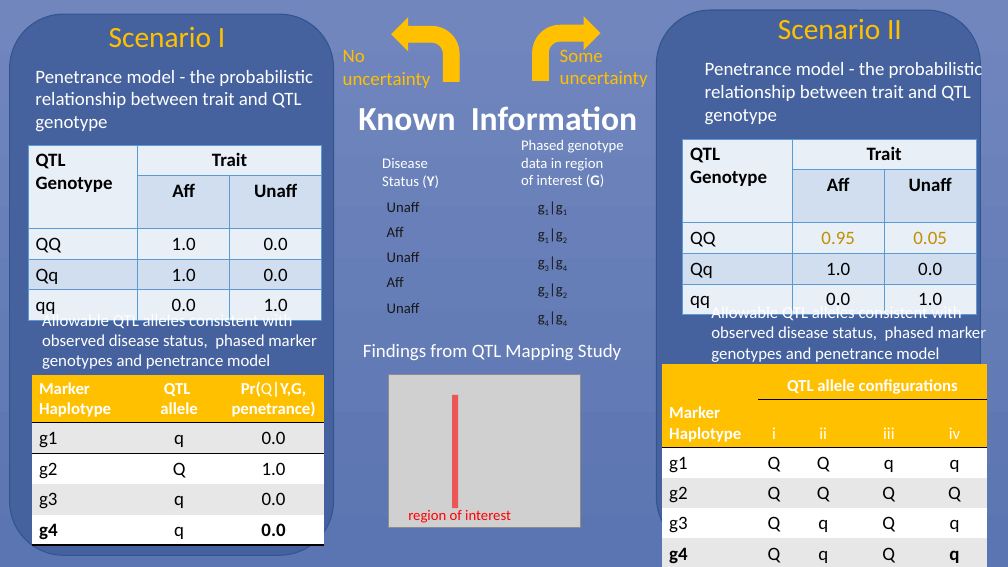
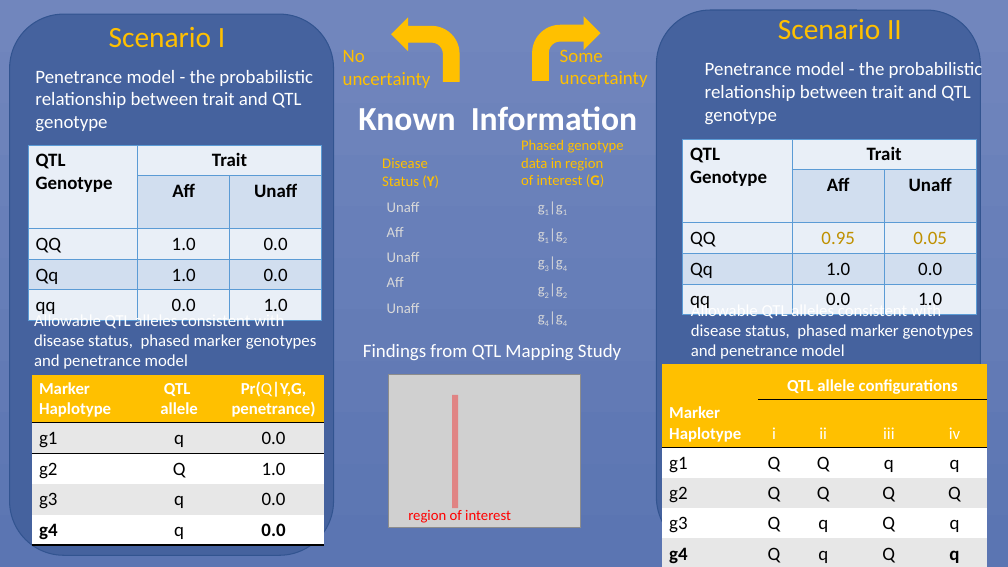
Before and after one commit to geo047/HapSampler-Paper, a slide deck: slide 1 of figure1.pptx (slide 2 before the commit). Drawn at 1008x567 pixels with LibreOffice and Linux fonts; fonts in the diff are those of the drawing; grey boxes stand for pictures. Boxes give left, top, right and bottom in pixels: in the first picture for what was removed or moved away, otherwise in the second. Text is boxed around its words. In the diff, an @@ line names an element or a change of style, - is before the commit and + after.

```diff
--- a/figure1.pptx
+++ b/figure1.pptx
@@ text "Phased genotype" at (x1=521, y1=140, x2=624, y2=187): text colour #FFFFFF to #FFC000 @@
@@ text "Disease" at (x1=382, y1=158, x2=439, y2=188): text colour #FFFFFF to #FFC000 @@
@@ table at (x1=380, y1=194, x2=442, y2=321) @@
@@ text colour #181717 to #D9D9D9 @@
@@ table at (x1=530, y1=194, x2=589, y2=330) @@
@@ text colour #181717 to #D9D9D9 @@
@@ text at (x1=34, y1=312, x2=317, y2=369): text changed @@
-Allowable QTL alleles consistent with observed disease status, phased marker genotypes and penetrance model
+Allowable QTL alleles consistent with disease status, phased marker genotypes and penetrance model
@@ text at (x1=691, y1=302, x2=974, y2=359): text changed @@
-Allowable QTL alleles consistent with observed disease status, phased marker genotypes and penetrance model
+Allowable QTL alleles consistent with disease status, phased marker genotypes and penetrance model
@@ rectangle at (x1=452, y1=395, x2=458, y2=508): fill #FF0000 at 58% opacity to #FF0000 at 36% opacity @@
```
Also in this commit, not shown: 1 slide removed.
